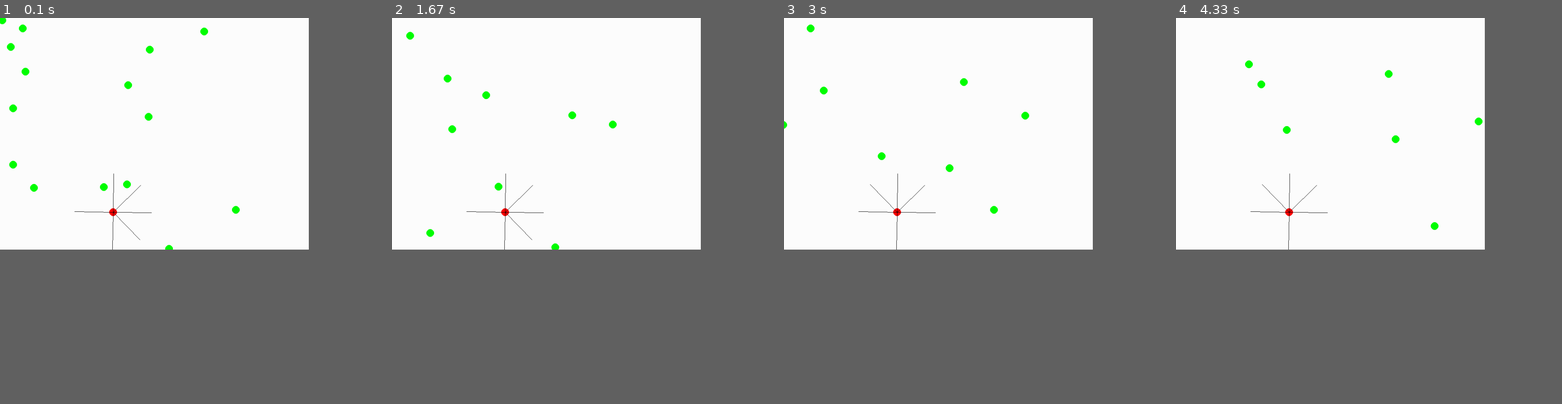
Above: before the commit, frames 1-4 (left to right).
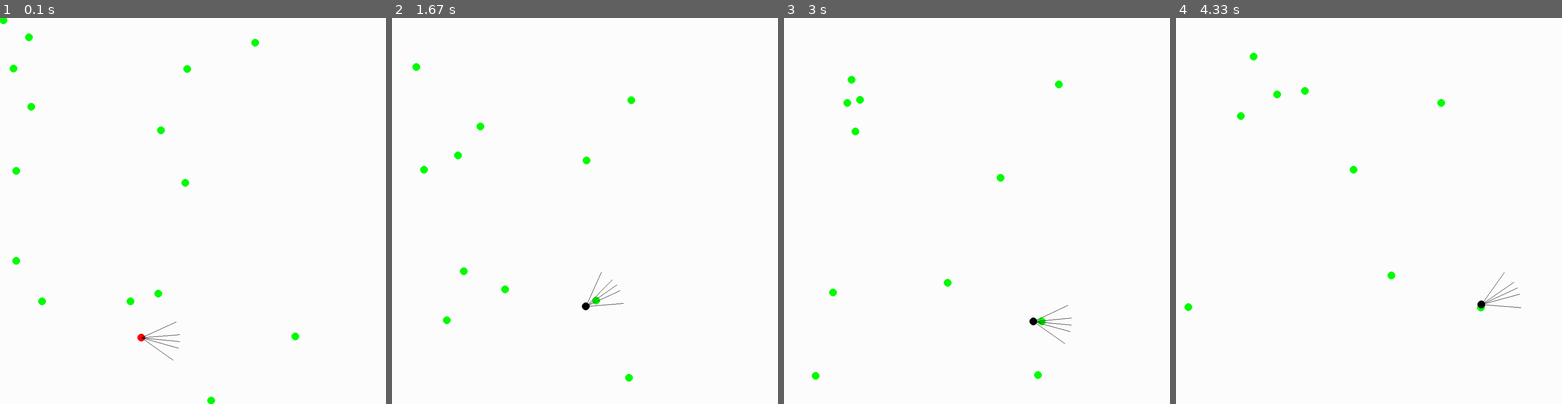
Above: after the commit, the same moments.

Repository: Florian-DELRIEU/IA-PreyPredators
Game: pygame game, started from main.py
Two runs of this game, one before a commit and one after it. Both use one fixed random seed, a clock stepped at 60 frames per second and the inputs below.
Inputs:
- Up to frame 1 (0.1 s): no input
- Up to frame 2 (1.67 s): no input
- Up to frame 3 (3 s): no input
- Up to frame 4 (4.33 s): no input
In our replay, the window is 720x540 before the commit and 900x900 after it. These sizes can differ from the game's own. Grey fills any space a smaller window leaves; there, only what the larger window draws over its background counts as a difference.

The runs differ from the first frame. In frame 1, 1.2% of the frame differs, in the area x 0-78%, y 0-100%; in frame 2, 0.9%; in frame 3, 0.9%; in frame 4, 0.8%.

Commit message:
[0.11] - Begin predators move

Diff:
--- a/classes.py
+++ b/classes.py
@@ -11,7 +11,7 @@
         if y is None:   self.y = random.randint(0,height)
         else:           self.y = y
         if direction is None:   self.direction = np.radians(random.randint(0,360))
-        else:           self.direction = direction
+        else:           self.direction = np.radians(direction)
         self.is_predator = is_predator
         self.size = 10
         self.color = RED if is_predator else GREEN
@@ -48,18 +48,22 @@
                 - "predator": ---pas encore implémenté---
         :return:
         """
-        if not self.is_predator:    method = "random"
-        if self.is_predator:        method = "predator"
+        if not self.is_predator or self.target is None:
+            method = "random"
+        elif self.is_predator:
+            method = "predator"
         self.iteration += 1
         #self.keep_in_screen()
         if method == "random":
             self.x += self.speed * np.cos(self.direction)
             self.y += self.speed * np.sin(self.direction)
-            if self.iteration == 100:
+            if self.iteration >= 50:
                 self.direction = np.radians(random.randint(0,360))
-                self.iteration -= 100
+                self.iteration -= 50
         if method == "predator":
-            self.create_rays()
+            self.iteration = 0
+            self.x += self.speed * np.cos(np.radians(self.direction))
+            self.y += self.speed * np.sin(np.radians(self.direction))
 
     def create_rays(self):
         """
@@ -67,7 +71,7 @@
         :return:
         """
         self.rays = []
-        self.rays_angles = self.direction + np.array([0, 45, 90, 180, 270, 315])
+        self.rays_angles = self.direction + np.array([0,10 ,30, 330, 350])
         for i in range(len(self.rays_angles)):
             current_angle = np.radians(self.rays_angles[i])
             end_x = self.x + self.detect_range * math.cos(current_angle)
@@ -82,6 +86,7 @@
         :return: Proie la plus proche
         """
         # Initialisation
+        self.create_rays()
         closest_prey = None
         min_distance = self.detect_range
         # Boucle de détection
--- a/main.py
+++ b/main.py
@@ -5,7 +5,7 @@
 
 # Blobs
 Preys =     [blob(None,None,None,False) for _ in range (15)]
-Predators = [blob(None,None,None,True) for _ in range (1)]
+Predators = [blob(None,None,270,True) for _ in range (1)]
 
 # Boucle principale
 running = True
--- a/pygame_init.py
+++ b/pygame_init.py
@@ -4,7 +4,7 @@
 pygame.init()
 
 # Configuration de la fenêtre
-width, height = 800*1, 600*1
+width, height = 1000*1, 1000*1
 window = pygame.display.set_mode((width, height))
 pygame.display.set_caption("Simulation Proie-Prédateur")
 
